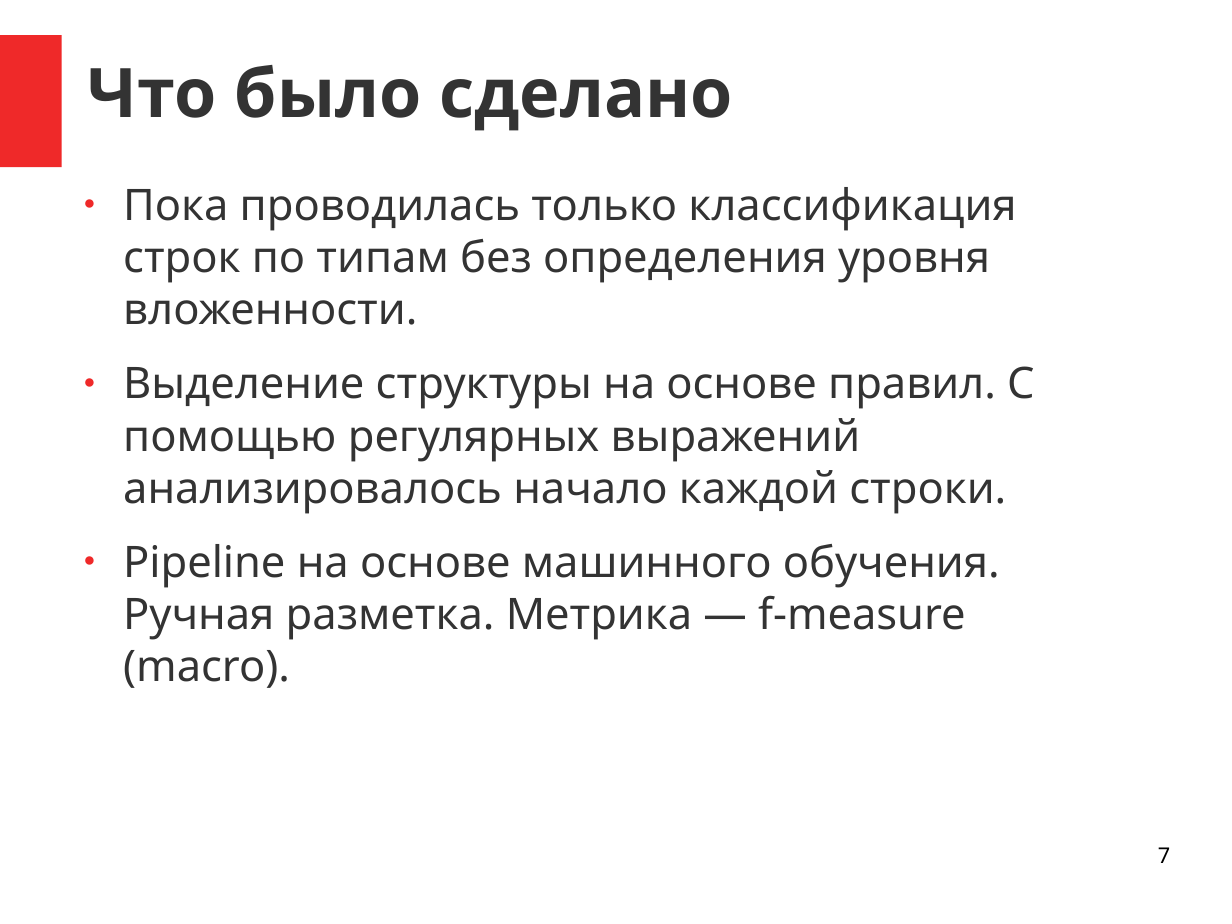
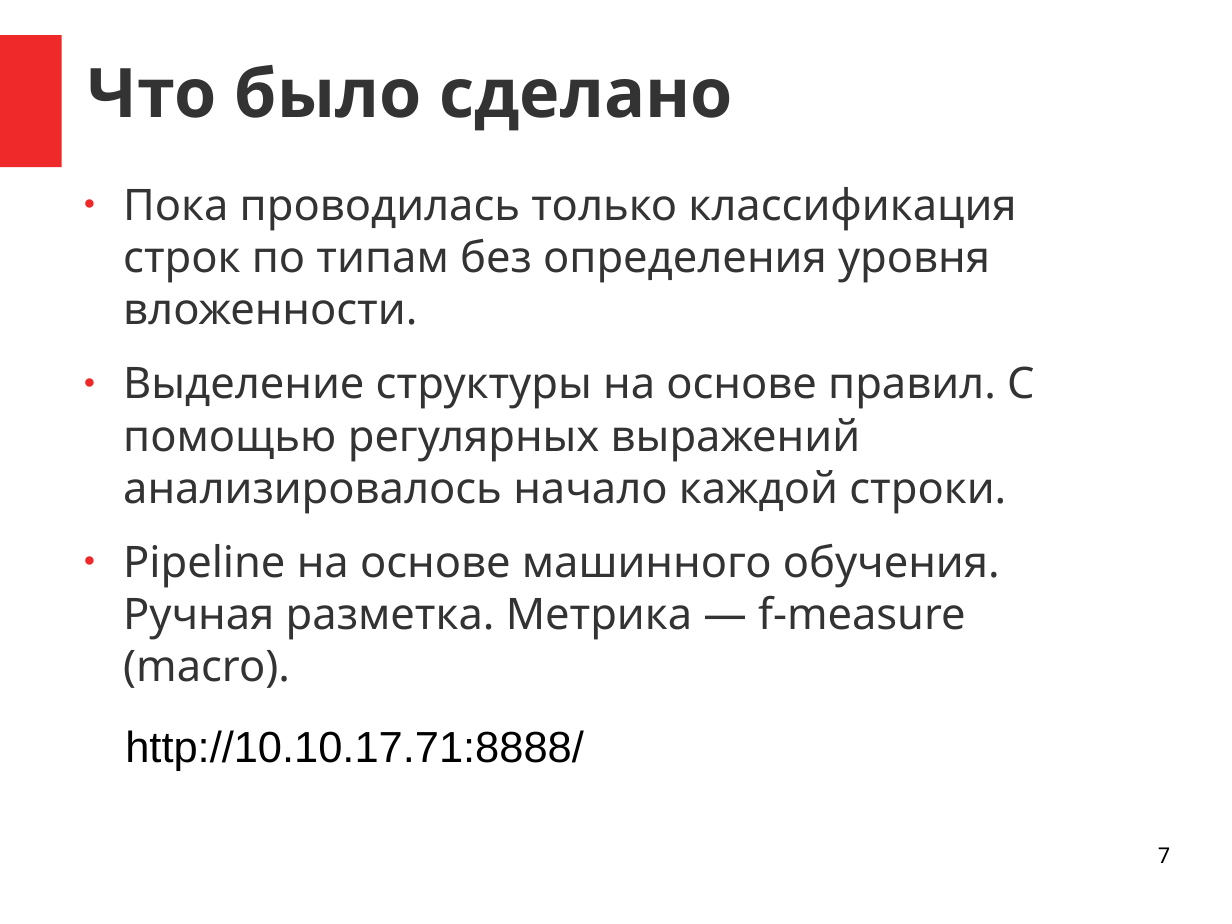
Before and after one commit to NastyBoget/document_structure_extraction, a slide deck: slide 7 of статьи/защита.odp. Drawn at 1232x924 pixels with LibreOffice and Linux fonts; fonts in the diff are those of the drawing. Boxes give left, top, right and bottom in pixels: in the first picture for what was removed or moved away, otherwise in the second. Text is boxed around its words. In the diff, an @@ line names an element or a change of style, - is before the commit and + after.

```diff
--- a/статьи/защита.odp
+++ b/статьи/защита.odp
@@ text added at [125, 730, 584, 771], 28 pt, text #000000 @@
+http://10.10.17.71:8888/
```
Also in this commit, not shown: 1 other file.
